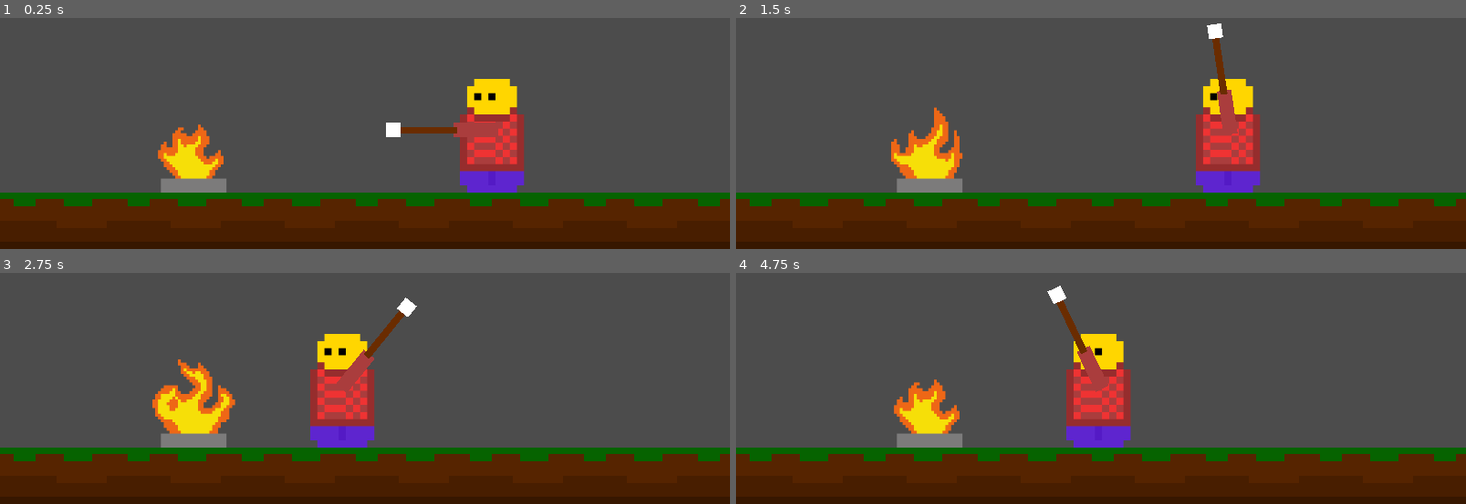
Above: before the commit, frames 1-4 (two rows, left to right).
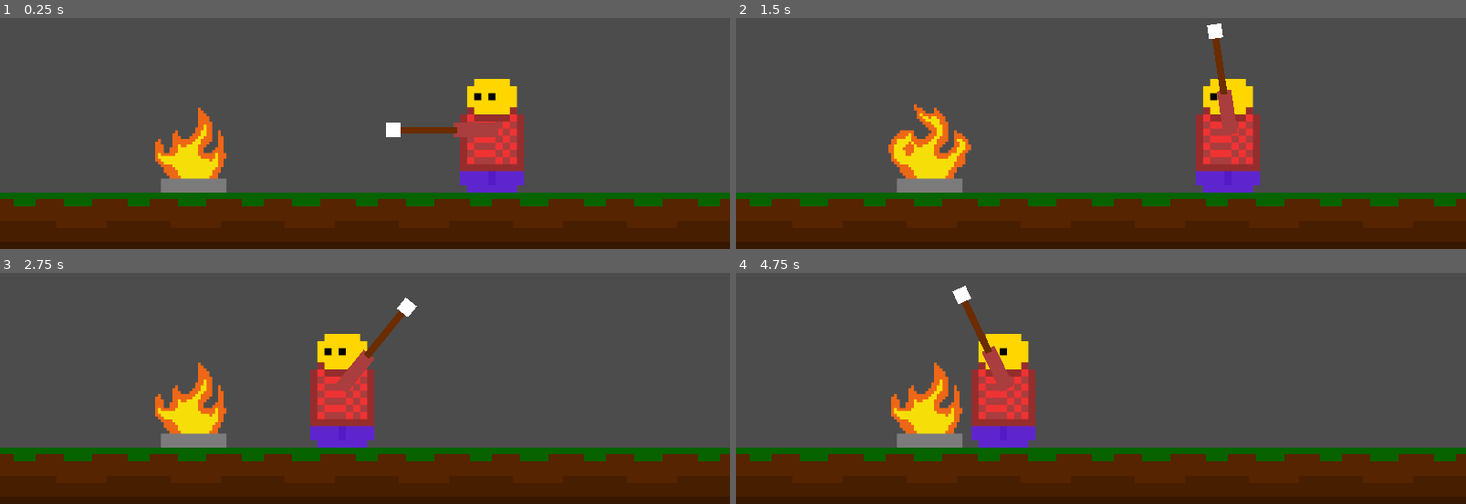
Above: after the commit, the same moments.

Repository: sgerpdx/smore-demo
Game: Godot game, scene res://Scenes/main.tscn
Two runs of this game, one before a commit and one after it. Both use one fixed random seed, a clock stepped at 60 frames per second and the inputs below.
Inputs:
- Up to frame 1 (0.25 s): no input
- Up to frame 2 (1.5 s): hold Up (up) from 0.53 s (still down)
- Up to frame 3 (2.75 s): release Up (up) at 2.03 s; hold Left (left) from 2.03 s (still down)
- Up to frame 4 (4.75 s): release Left (left) at 3.53 s; hold Down (down) 3.53-4.28 s; hold Right (right) from 4.28 s (still down)

The runs differ from the first frame. In frame 1, 0.7% of the frame differs, in the area x 21-31%, y 38-70%; in frame 2, 0.6%; in frame 3, 0.6%; in frame 4, 9.2%, in the area x 21-55%, y 5-76%.

Commit message:
burn feedback with area2d

Diff:
--- /dev/null
+++ b/project/Scenes/Campfire.gd
@@ -0,0 +1,9 @@
+extends Area2D
+
+
+
+
+func _on_Campfire_body_entered(body):
+	var burnThing = body.get_name()
+	print("burn")
+	print(burnThing)
--- a/project/Scenes/Campfire.tscn
+++ b/project/Scenes/Campfire.tscn
@@ -1,26 +1,28 @@
 [gd_scene load_steps=4 format=2]
 
 [ext_resource path="res://Scenes/Campfire.tres" type="SpriteFrames" id=1]
-[ext_resource path="res://Scenes/FlamesObject.gd" type="Script" id=2]
+[ext_resource path="res://Scenes/Campfire.gd" type="Script" id=3]
 
 [sub_resource type="RectangleShape2D" id=1]
 extents = Vector2( 53.75, 61.25 )
 
-[node name="Campfire" type="Node2D"]
+[node name="Campfire" type="Area2D"]
+z_index = -1
+collision_layer = 2
+script = ExtResource( 3 )
 __meta__ = {
 "_edit_group_": true
 }
 
-[node name="FlamesObject" type="StaticBody2D" parent="."]
-script = ExtResource( 2 )
+[node name="AnimationPlayer" type="AnimationPlayer" parent="."]
 
-[node name="CollisionShape2D" type="CollisionShape2D" parent="FlamesObject"]
+[node name="CollisionShape2D" type="CollisionShape2D" parent="."]
 shape = SubResource( 1 )
 
-[node name="AnimatedSprite" type="AnimatedSprite" parent="FlamesObject"]
+[node name="AnimatedSprite" type="AnimatedSprite" parent="."]
 frames = ExtResource( 1 )
 animation = "flames"
-frame = 5
+frame = 4
 playing = true
 
-[node name="AnimationPlayer" type="AnimationPlayer" parent="FlamesObject"]
+[connection signal="body_entered" from="." to="." method="_on_Campfire_body_entered"]
--- a/project/Scenes/Player.tscn
+++ b/project/Scenes/Player.tscn
@@ -16,6 +16,7 @@
 
 [node name="Player" type="KinematicBody2D" parent="."]
 position = Vector2( -3.5636, 8.90897 )
+collision_mask = 2
 script = ExtResource( 6 )
 
 [node name="Sprite" type="Sprite" parent="Player"]
@@ -39,13 +40,13 @@
 rotation = 1.5708
 texture = ExtResource( 4 )
 
-[node name="KinematicBody2D" type="KinematicBody2D" parent="Player/Arm/Sprite2"]
+[node name="Marshmallow_K2D" type="KinematicBody2D" parent="Player/Arm/Sprite2"]
 position = Vector2( 0.445435, 44.9904 )
 
-[node name="camping-marshmallow" type="Sprite" parent="Player/Arm/Sprite2/KinematicBody2D"]
+[node name="camping-marshmallow" type="Sprite" parent="Player/Arm/Sprite2/Marshmallow_K2D"]
 position = Vector2( -0.969696, -0.265869 )
 texture = ExtResource( 1 )
 
-[node name="CollisionShape2D" type="CollisionShape2D" parent="Player/Arm/Sprite2/KinematicBody2D"]
+[node name="CollisionShape2D" type="CollisionShape2D" parent="Player/Arm/Sprite2/Marshmallow_K2D"]
 position = Vector2( -0.445435, 0 )
 shape = SubResource( 2 )
--- a/project/project.godot
+++ b/project/project.godot
@@ -41,6 +41,11 @@
  ]
 }
 
+[layer_names]
+
+2d_physics/layer_1="player"
+2d_physics/layer_2="fire"
+
 [physics]
 
 common/enable_pause_aware_picking=true
